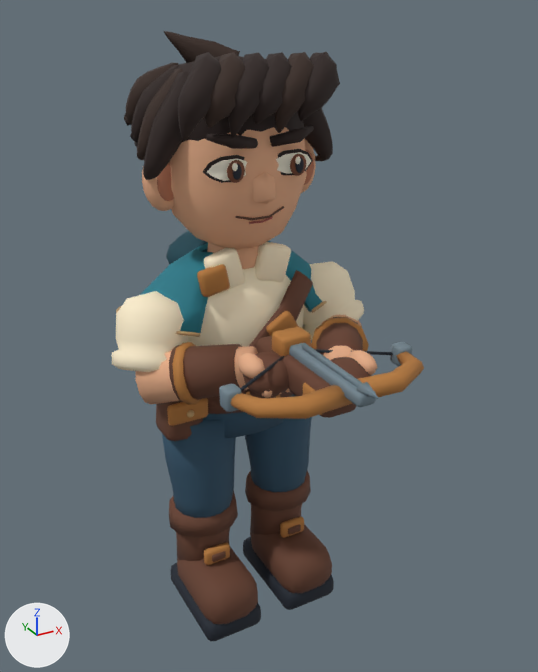
Before and after pictures for a commit that changed the glTF model App/Arena3D/Ranger_FaceSample.glb.
Both versions are drawn from a 50 mm lens placed at (-1.24, -2.53, 2.48), pointed at (0.02, -0.24, 1.34). Lighting does not change. The marker at lower left points along +X, +Y and +Z. The first picture is the older version. Vertices at exactly the same position are counted once.

The scene before the commit, as lines of its bpy script (objects in view):
```python
me_cube_001 = bpy.data.meshes.new('Cube.001')
me_cube_001.from_pydata(...)  # 7049 vertices, 13604 faces; spans x -0.55..0.55, y -0.95..0.36, z 0.0..2.41
me_cube_001.materials.append(mat_ranger_original_atlas)  # picture img_ranger_atlas_512
ob_ranger_body = bpy.data.objects.new('Ranger_Body', me_cube_001)
ob_ranger_body.location = (0.0, 0.0, 0.0)
```
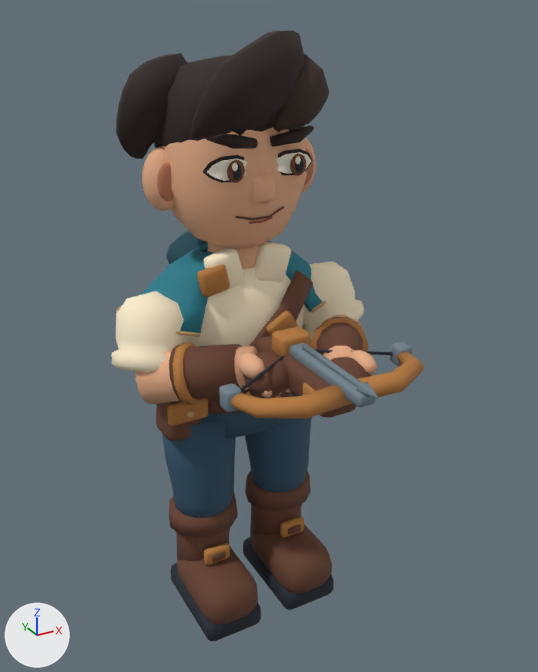
Commit message: art(arena): simplify sample ranger hair into five directional masses

What differs and where, as boxes (x1, y1, x2, y2) in the pictures (538 x 672 px; the box of a moved part takes in the faces that stretch with it):
'Ranger_Body', reshaped
    before: (112, 31, 424, 641)
    after: (112, 30, 424, 641)
part 1 of me_cube_001, deleted
    before: (124, 31, 340, 180)
part 2 of me_cube_001, moved or reshaped
    before: (181, 52, 285, 141)
    after: (132, 30, 329, 159)

Patch to the scene script:
```diff
--- a/App/Arena3D/Ranger_FaceSample.glb.py
+++ b/App/Arena3D/Ranger_FaceSample.glb.py
@@ me_cube_001 @@
 # used by ob_ranger_body; location = (0.0, 0.0, 0.0)
-me_cube_001.from_pydata(...)  # 7049 vertices, 13604 faces; spans x -0.55..0.55, y -0.95..0.36, z 0.0..2.41
+me_cube_001.from_pydata(...)  # 5670 vertices, 10914 faces; spans x -0.55..0.55, y -0.95..0.36, z 0.0..2.42
+# me_cube_001 part 1: 17 loose pieces with 1379 vertices, spanning x -0.38..0.38, y -0.3..0.31, z 1.85..2.41, are deleted
+# me_cube_001 part 2: 364 vertices moved from x -0.32..0.16, y -0.3..-0.07, z 2.09..2.35 to x -0.42..0.33, y -0.32..0.35, z 1.83..2.42
 me_cube_001.materials.append(mat_ranger_original_atlas)
```
